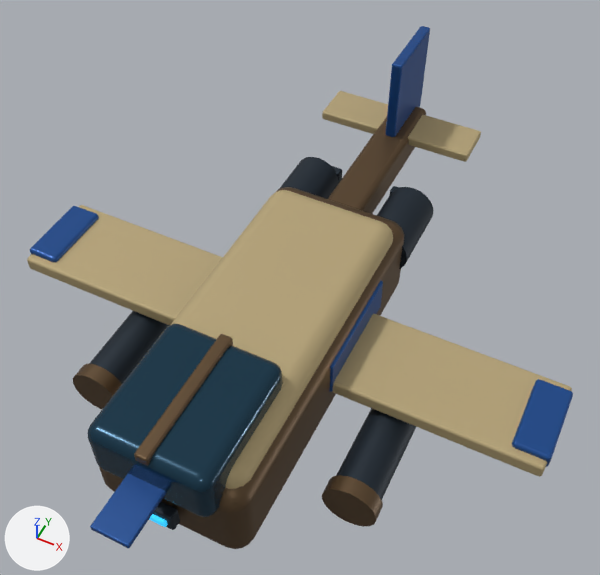
An edit to the glTF model src/assets/reborn/animation/bomber-0.glb, drawn before and after from the same camera.
Rendered twice from a 50 mm lens placed at (1.15, -1.95, 3.57), pointed at (0.03, 0.3, 0.76). Every picture has the same lights, and +X, +Y and +Z are marked at lower left. The first picture is the older version. Where no turn or scale is listed for an object, it has been applied to the vertices. Vertices at exactly the same position are counted once.

The first picture shows 'Airframe_0', 'CeramicFuselage_1', 'Cockpit_2', 'NoseEnamel_4', 'SideEnamel_15', 'TailBoom_23', 'TailFin_24', 'TailPlane_25', 'WeaponPod_18', 'WingTip_17', 'Wing_16', 'Wing_8' and 10 more.
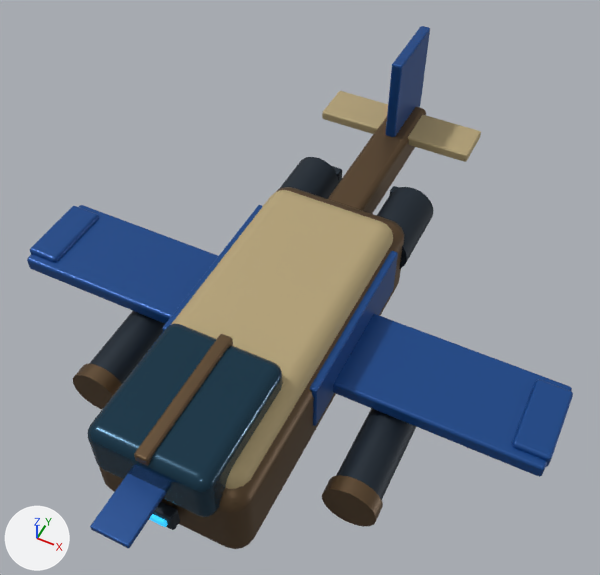
Edits to the bpy script that builds the scene:
```text
Change me_mesh_7:
    used by ob_sideenamel_7; parent = ob_atlas_bomber; location = (-0.34, 0.2, 0.71)
    remove me_mesh_7.from_pydata(...)  # 152 vertices, 300 faces; spans x -0.02..0.02, y -0.27..0.27, z -0.09..0.09
    add me_mesh_7.from_pydata(...)  # 152 vertices, 300 faces; spans x -0.023..0.023, y -0.43..0.43, z -0.13..0.13
    me_mesh_7 part 1: 152 of 152 vertices moved; they spanned x -0.02..0.02, y -0.27..0.27, z -0.09..0.09 and now span x -0.023..0.023, y -0.43..0.43, z -0.13..0.13; mean shift (0.0, 0.0, 0.0)
Change me_mesh_8:
    where me_mesh_8.from_pydata(...)  # 152 vertices, 300 faces; spans x -0.55..0.55, y -0.22..0.22, z -0.038..0.038
    remove me_mesh_8.materials.append(mat_atlas_sand_ceramic)  # beige #b9a77c
    add me_mesh_8.materials.append(mat_atlas_faction_enamel)  # blue #194e94
```

Where the change shows, as pixel boxes (x1, y1, x2, y2) in the pictures (600 x 575 px; the box of a moved part takes in the faces that stretch with it):
'Wing_16', recoloured (beige to blue): (333, 314, 572, 477) in both
'Wing_8', recoloured (beige to blue): (27, 205, 218, 324) in both
'SideEnamel_15', reshaped (65% wider, 57% taller): before (330, 281, 383, 392); after (310, 251, 398, 426)
'SideEnamel_7', reshaped (not visible before): after (162, 205, 263, 331)
part 1 of me_mesh_7, moved or reshaped: before (330, 281, 383, 392); after (162, 205, 398, 426)
